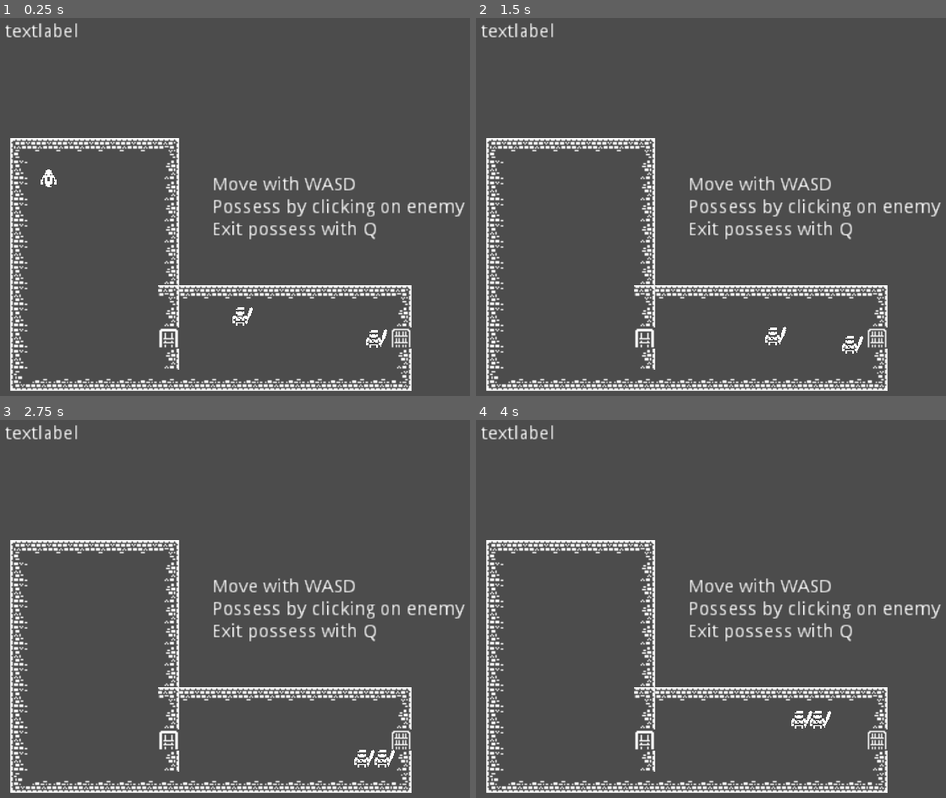
Above: before the commit, frames 1-4 (two rows, left to right).
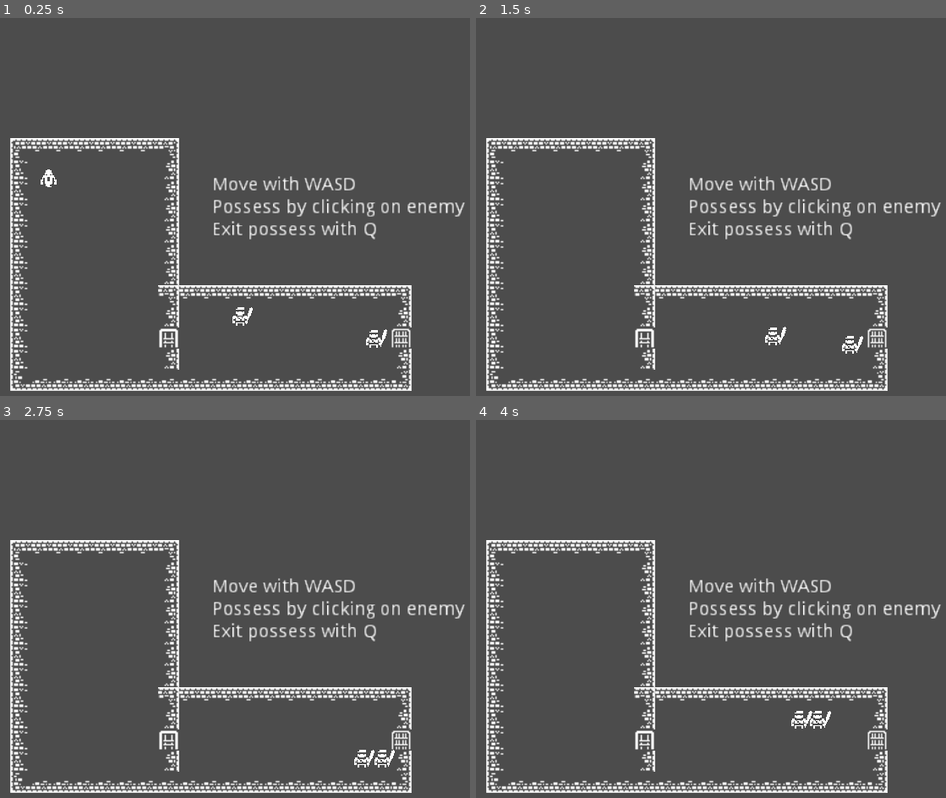
Above: after the commit, the same moments.

Repository: skarnl/miziziz-game-jam-2020
Game: Godot game, scene res://screens/splash.tscn
The game is run twice, just before and just after one commit, with the same random seed, the same clock (stepped at 60 frames per second) and the same inputs.
Inputs (mouse positions are in pixels of both pictures, inside the frame that each line leads up to):
- Up to frame 1 (0.25 s): no input
- Up to frame 2 (1.5 s): tap Enter at 0.5 s; move the mouse to (715, 316) at 0.52 s; hold Right (ui_right) 0.53-1.28 s; tap E (possess) at 0.6, 1.35 s; click (715, 316) at 0.67 s; move the mouse to (852, 339) at 1.27 s; hold Down (ui_down) from 1.28 s (still down); click (852, 339) at 1.42 s
- Up to frame 3 (2.75 s): tap Space at 2 s; move the mouse to (394, 525) at 2.02 s; release Down (ui_down) at 2.03 s; hold Right (ui_right) from 2.03 s (still down); tap E (possess) at 2.1 s
- Up to frame 4 (4 s): move the mouse to (767, 688) at 2.77 s; release Right (ui_right) at 2.78 s; hold Up (ui_up) 2.78-3.53 s; tap E (possess) at 2.85, 3.6 s; click (767, 688) at 2.92 s; tap Enter at 3.5 s; move the mouse to (outside the picture) at 3.52 s; hold Left (ui_left) from 3.53 s (still down)

The runs differ from the first frame. In frame 1, 0.2% of the frame differs, in the area x 1-17%, y 1-6%; in frame 2, 0.2%; in frame 3, 0.2%; in frame 4, 0.2%.

Commit message:
Hide HUD

Diff:
--- a/gui/hud.tscn
+++ b/gui/hud.tscn
@@ -49,11 +49,12 @@
 position = Vector2( 513, 129 )
 scale = Vector2( 2.78125, 2.78125 )
 frames = SubResource( 6 )
-frame = 3
+frame = 1
 speed_scale = 1.3
 playing = true
 
 [node name="HUD" type="Control" parent="."]
+visible = false
 anchor_right = 1.0
 anchor_bottom = 1.0
 mouse_filter = 2
@@ -62,6 +63,7 @@
 }
 
 [node name="Label" type="Label" parent="HUD"]
+visible = false
 margin_left = 12.0
 margin_top = 9.0
 margin_right = 68.0
